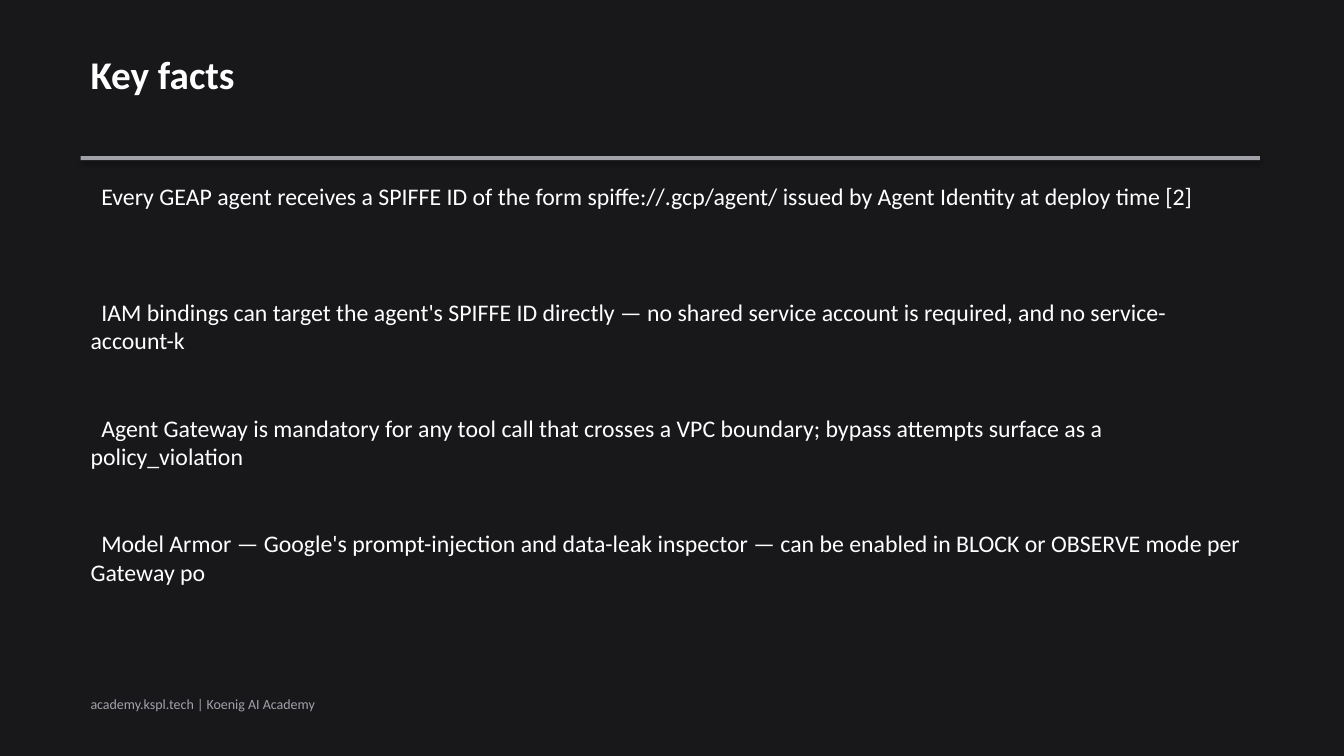
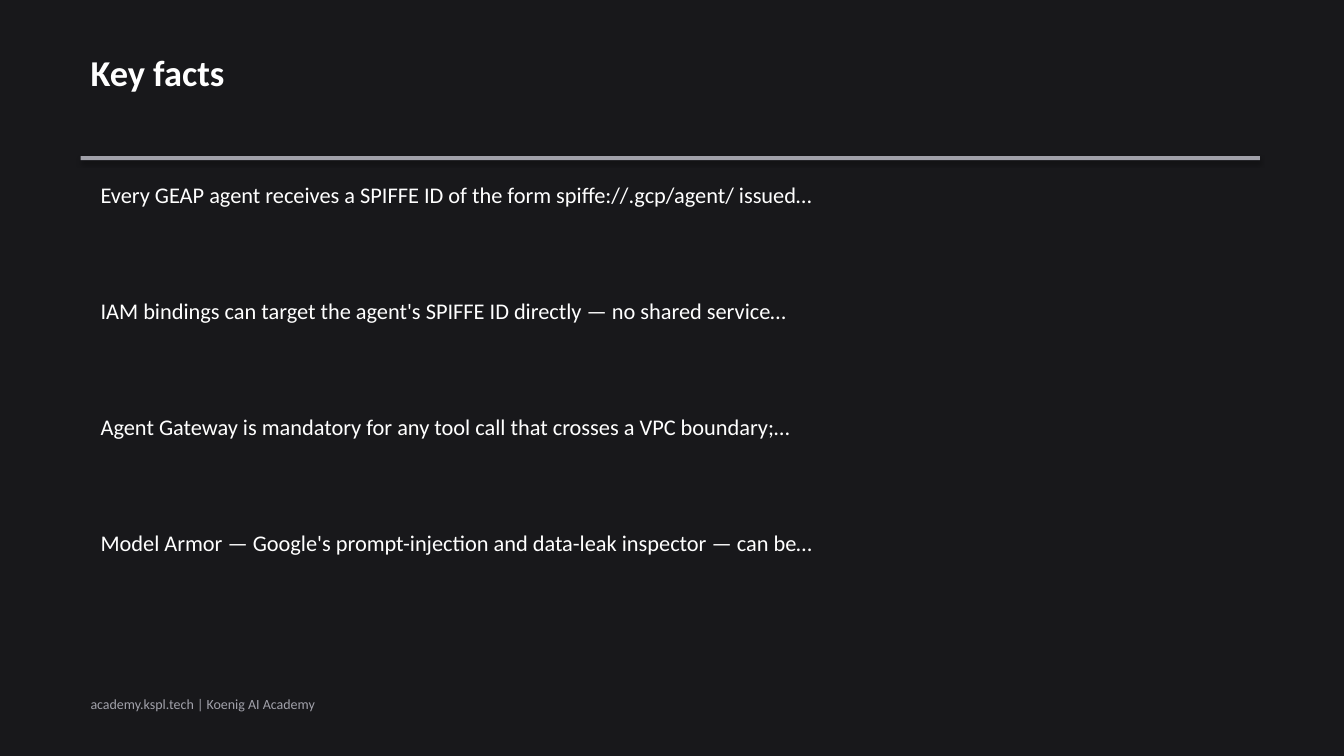
Before and after one commit to Koenig-Solutions-Private-Limited/koenig-ai-org, a slide deck: slide 3 of vault/courses/gemini-enterprise-agents/ch05-slides.pptx (slide 2 before the commit). Drawn at 1344x756 pixels with LibreOffice and Linux fonts; fonts in the diff are those of the drawing. Boxes give left, top, right and bottom in pixels: in the first picture for what was removed or moved away, otherwise in the second. Text is boxed around its words. In the diff, an @@ line names an element or a change of style, - is before the commit and + after.

```diff
--- a/vault/courses/gemini-enterprise-agents/ch05-slides.pptx
+++ b/vault/courses/gemini-enterprise-agents/ch05-slides.pptx
@@ text "Key facts" at box(91, 60, 224, 92): size 28 to 26 pt @@
@@ text at box(101, 187, 812, 207): text changed; size 17 to 16 pt @@
-Every GEAP agent receives a SPIFFE ID of the form spiffe://.gcp/agent/ issued by Agent Identity at deploy time [2]
+Every GEAP agent receives a SPIFFE ID of the form spiffe://.gcp/agent/ issued…
@@ text at box(101, 303, 786, 323): text changed; size 17 to 16 pt @@
-IAM bindings can target the agent's SPIFFE ID directly — no shared service account is required, and no service-account-k
+IAM bindings can target the agent's SPIFFE ID directly — no shared service…
@@ text at box(101, 419, 790, 439): text changed; size 17 to 16 pt @@
-Agent Gateway is mandatory for any tool call that crosses a VPC boundary; bypass attempts surface as a policy_violation
+Agent Gateway is mandatory for any tool call that crosses a VPC boundary;…
@@ text at box(101, 535, 812, 555): text changed; size 17 to 16 pt @@
-Model Armor — Google's prompt-injection and data-leak inspector — can be enabled in BLOCK or OBSERVE mode per Gateway po
+Model Armor — Google's prompt-injection and data-leak inspector — can be…
```
Also in this commit, not shown: 4 other slides changed, 2 slides added, 2 slides removed, 2 other files.
